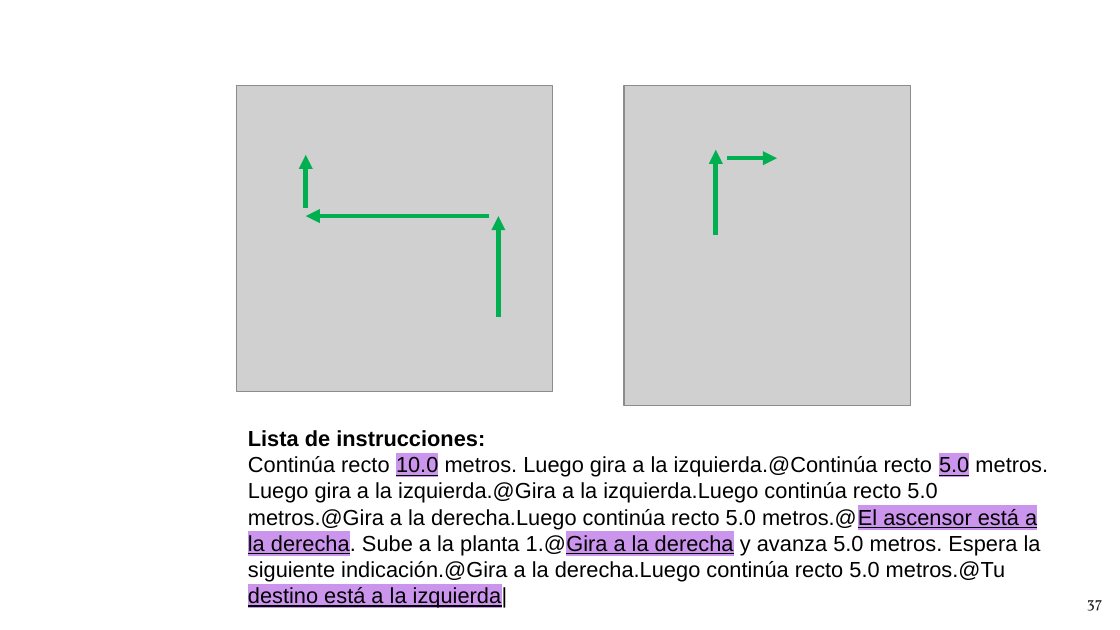
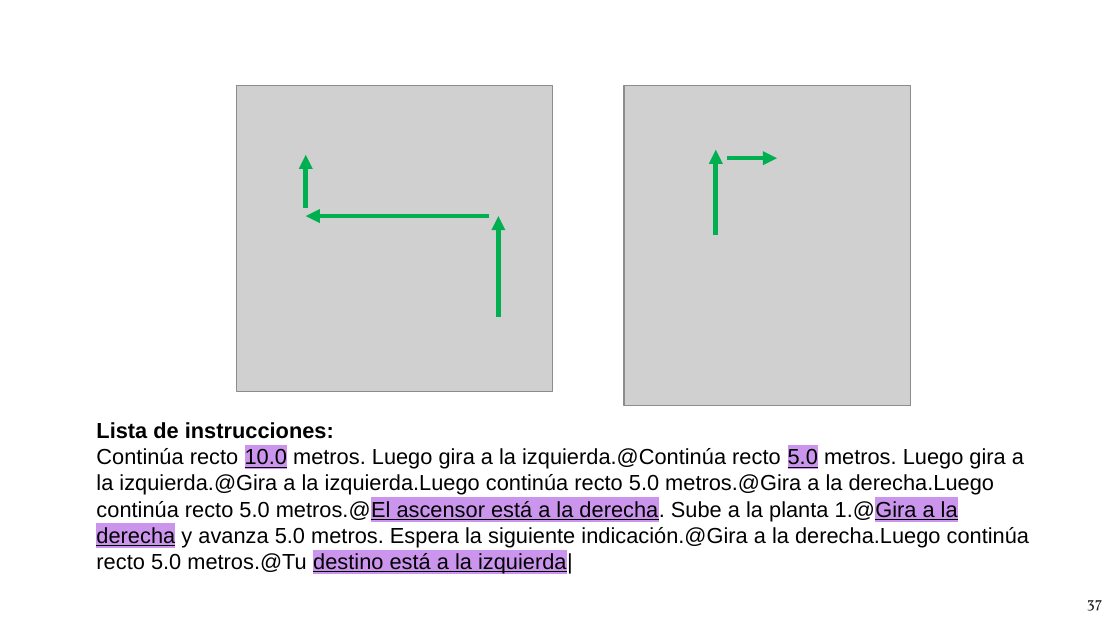
Before and after one commit to NILGroup/TFG-1920-DiscapacidadVisual, a slide deck: slide 37 of Defensa/Viola · SlidesCarnival_DiaposBelen.pptx. Drawn at 1120x630 pixels with LibreOffice and Linux fonts; fonts in the diff are those of the drawing; grey boxes stand for pictures. Boxes give left, top, right and bottom in pixels: in the first picture for what was removed or moved away, otherwise in the second. Text is boxed around its words. In the diff, an @@ line names an element or a change of style, - is before the commit and + after.

```diff
--- a/Defensa/Viola · SlidesCarnival_DiaposBelen.pptx
+++ b/Defensa/Viola · SlidesCarnival_DiaposBelen.pptx
@@ text "Lista de instrucciones:" rewrapped from [248,430,1048,608] to [96,422,1029,574] @@
```
Also in this commit, not shown: 9 other slides changed, 6 slides added, 1 other file.
